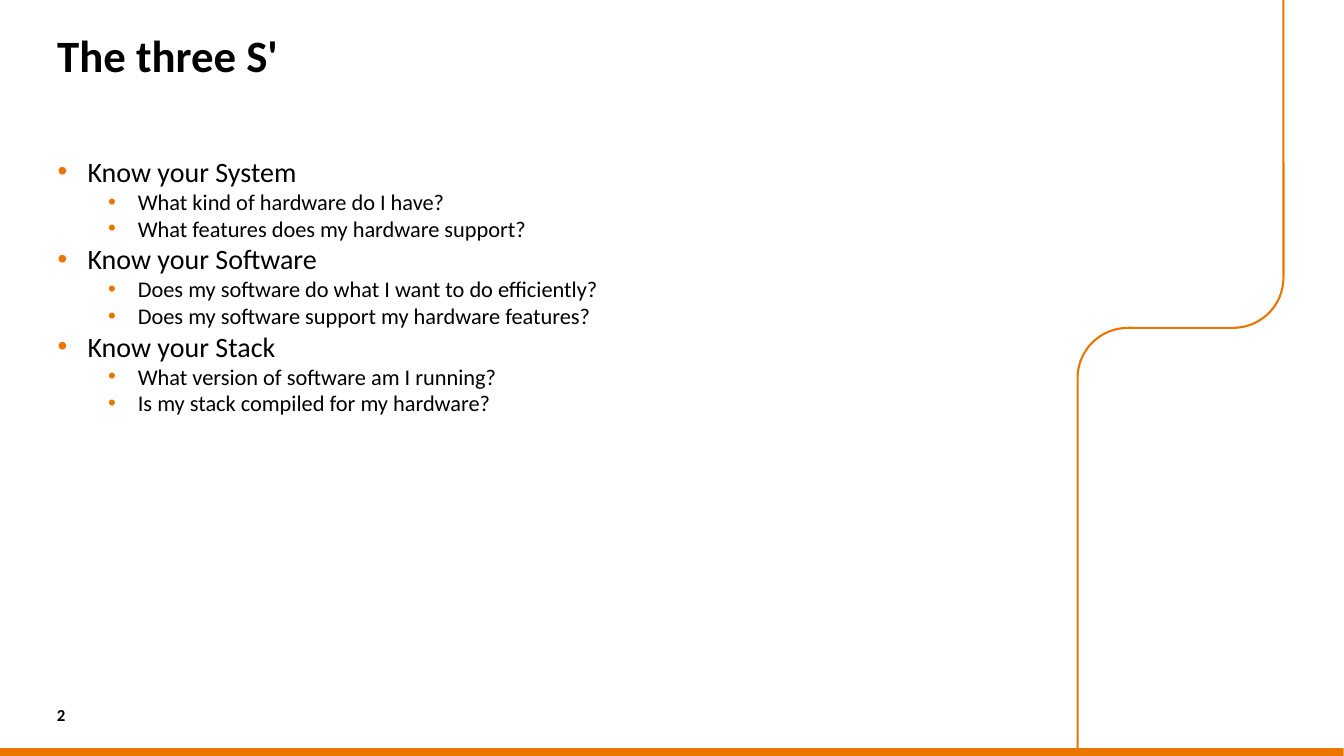
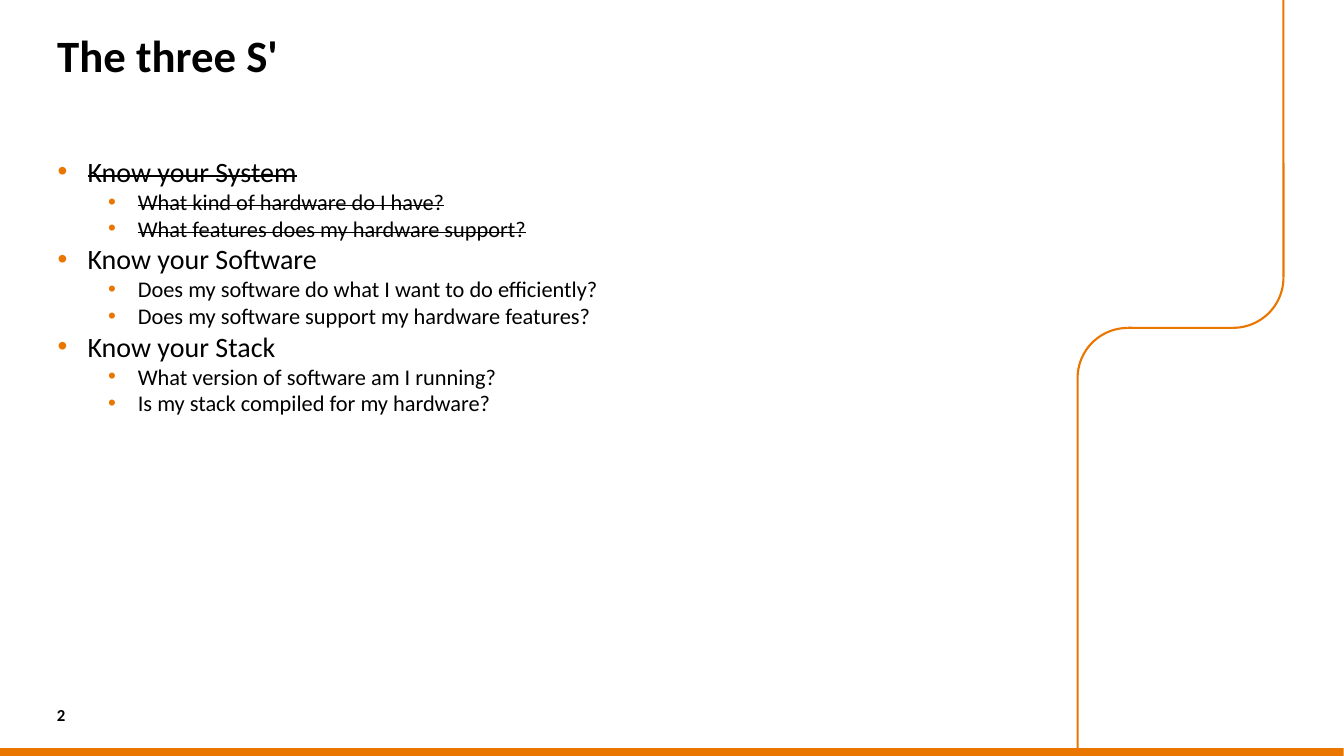
Before and after one commit to sara-nl/HPML-course-materials, a slide deck: slide 2 of Day2/slides/hw_and_software_features.pptx. Drawn at 1344x756 pixels with LibreOffice and Linux fonts; fonts in the diff are those of the drawing; background and template pictures are left out. Boxes give left, top, right and bottom in pixels: in the first picture for what was removed or moved away, otherwise in the second. Text is boxed around its words. In the diff, an @@ line names an element or a change of style, - is before the commit and + after.

```diff
--- a/Day2/slides/hw_and_software_features.pptx
+++ b/Day2/slides/hw_and_software_features.pptx
@@ text at box(88, 164, 525, 241): strikethrough on in "Know your System", "What kind of hardware do I have?", "What features does my hardware support?" @@
```
Also in this commit, not shown: 27 other slides changed, 1 slide added, 12 other files.
